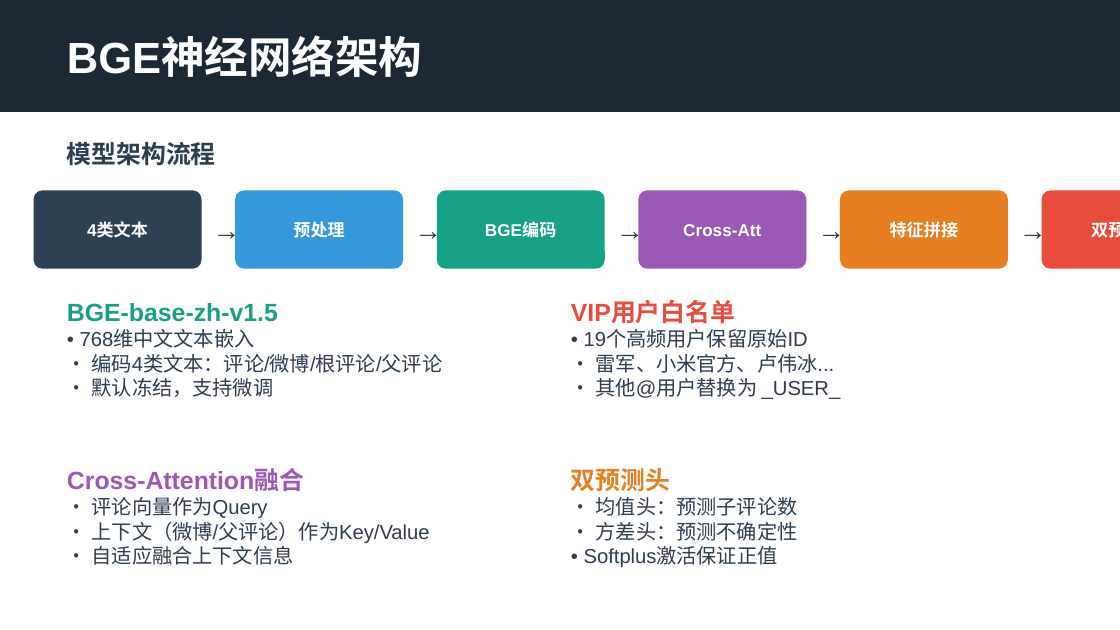
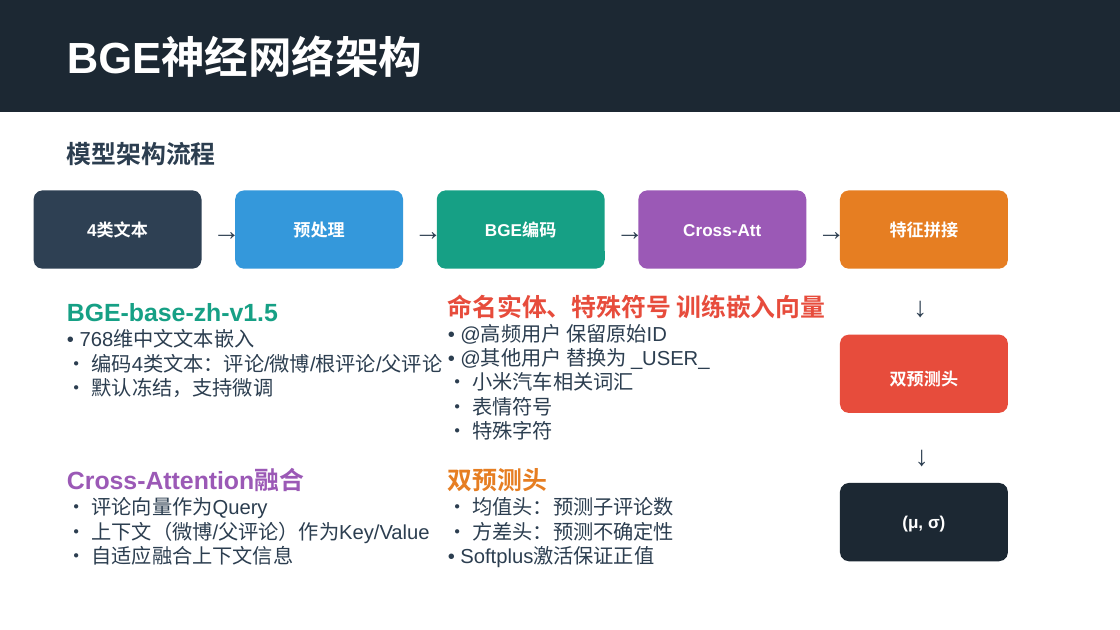
Before and after one commit to LJK666666666/LLM_SU7, a slide deck: slide 13 of presentation/presentation.pptx (slide 8 before the commit). Drawn at 1120x630 pixels with LibreOffice and Linux fonts; fonts in the diff are those of the drawing. Boxes give left, top, right and bottom in pixels: in the first picture for what was removed or moved away, otherwise in the second. Text is boxed around its words. In the diff, an @@ line names an element or a change of style, - is before the commit and + after.

```diff
--- a/presentation/presentation.pptx
+++ b/presentation/presentation.pptx
@@ text at (x1=448, y1=294, x2=826, y2=440): text changed @@
-VIP用户白名单
-• 19个高频用户保留原始ID
-• 雷军、小米官方、卢伟冰...
-• 其他@用户替换为 _USER_
+命名实体、特殊符号 训练嵌入向量
+• @高频用户 保留原始ID
+• @其他用户 替换为 _USER_
+• 小米汽车相关词汇
+• 表情符号
+• 特殊字符
@@ text "→" moved from (x1=1008, y1=190, x2=1042, y2=269) to (x1=887, y1=284, x2=965, y2=318) @@
@@ text "→" at (x1=887, y1=284, x2=965, y2=318): rotation 0 to 90 degrees @@
@@ text "双预测头" rewrapped from (x1=1091, y1=222, x2=1120, y2=238) to (x1=890, y1=370, x2=959, y2=387) @@
@@ rounded rectangle resized from (x1=1042, y1=190, x2=1120, y2=269) to (x1=840, y1=335, x2=1008, y2=413) @@
@@ text added at (x1=889, y1=433, x2=968, y2=467), 18 pt, text #2C3E50 @@
+→
@@ text "双预测头 • 均值头：预测子评论数 • 方差头：预测不确定性 ..." moved from (x1=571, y1=468, x2=798, y2=568) to (x1=448, y1=468, x2=674, y2=568) @@
@@ rounded rectangle added at (x1=840, y1=483, x2=1008, y2=561), fill #1C2833 @@
@@ text added at (x1=902, y1=515, x2=945, y2=532), 11 pt, text #FFFFFF, bold @@
+(μ, σ)
```
Also in this commit, not shown: 7 other slides changed, 6 slides added, 3 other files.
